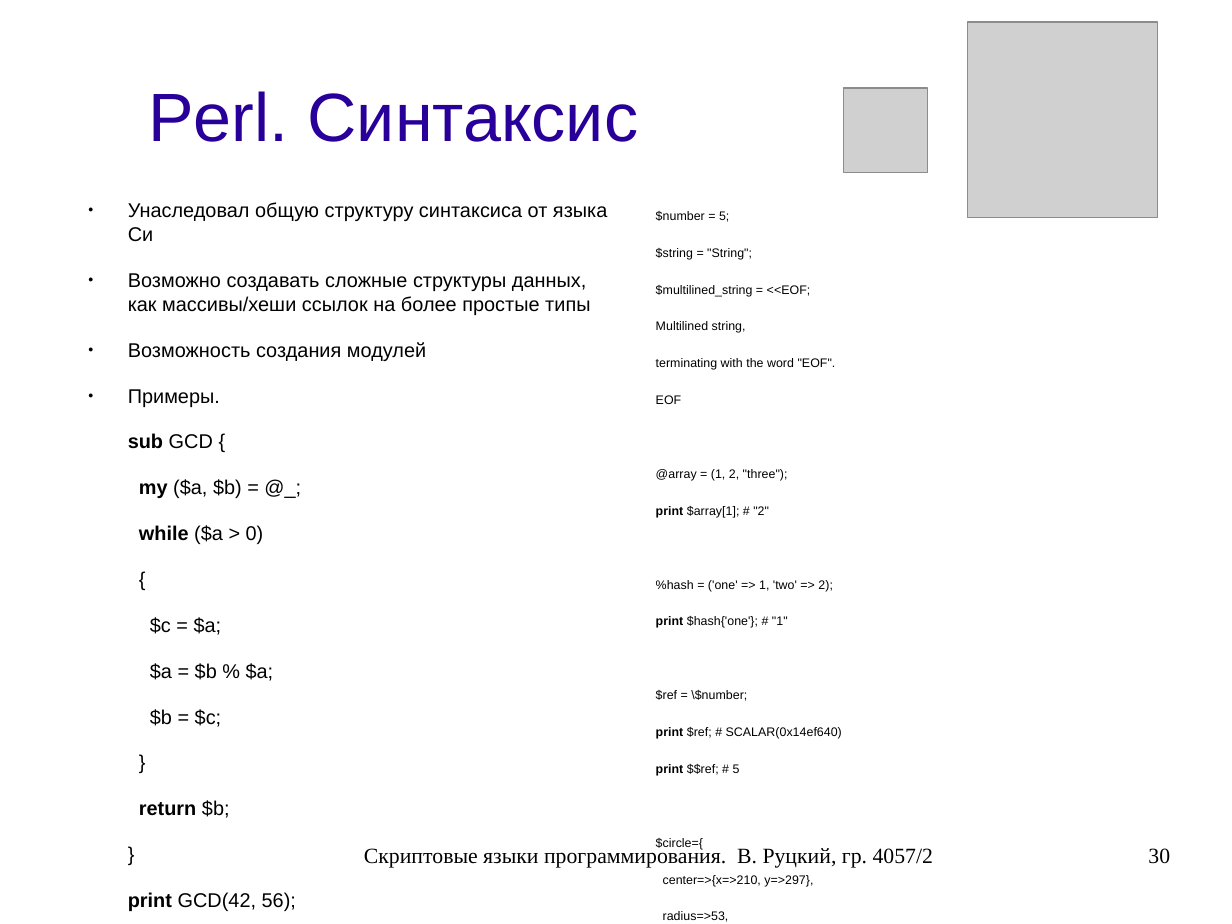
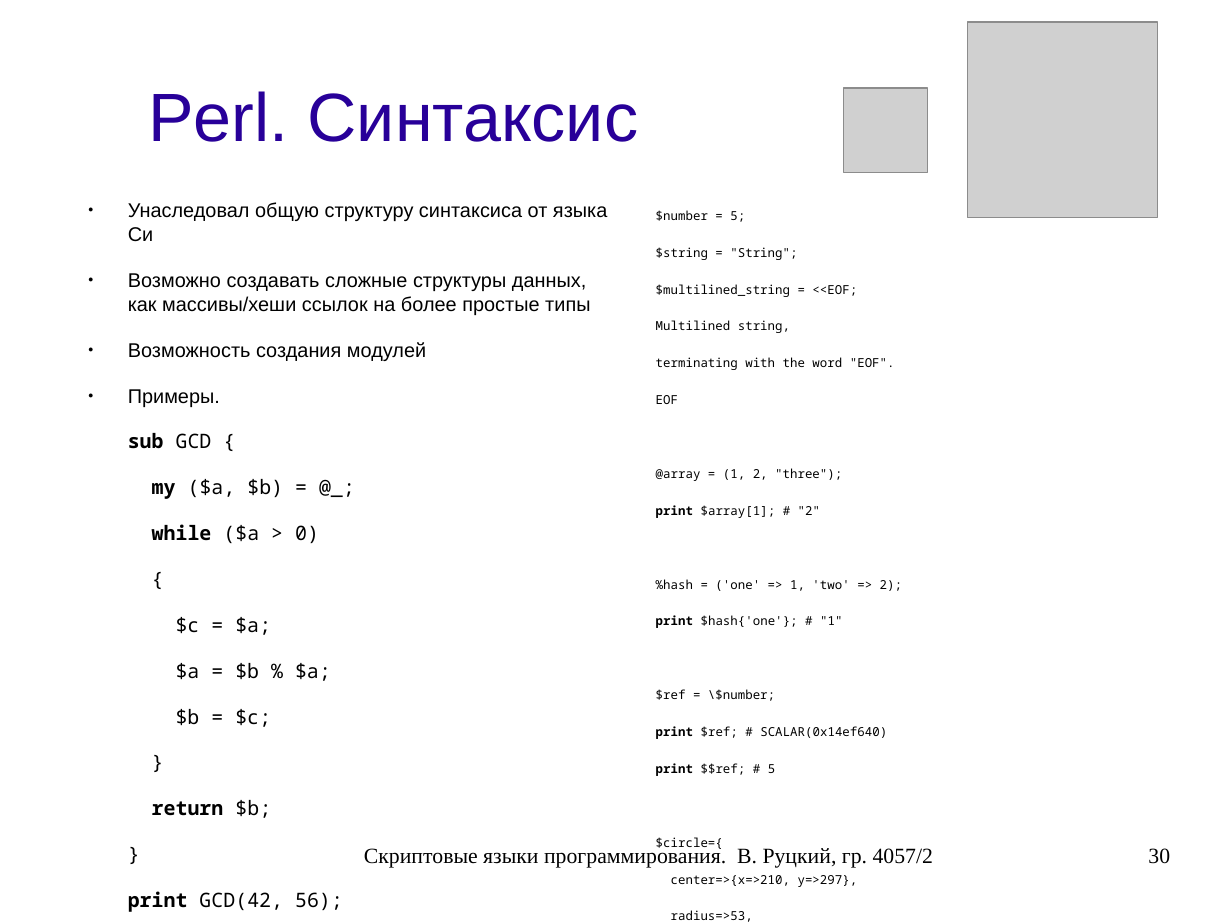
Before and after one commit to rutsky/semester07, a slide deck: slide 30 of Operation_systems/scripting_languages/40572_Rutsky_Scripting_languages.odp. Drawn at 1232x924 pixels with LibreOffice and Linux fonts; fonts in the diff are those of the drawing; grey boxes stand for pictures. Boxes give left, top, right and bottom in pixels: in the first picture for what was removed or moved away, otherwise in the second. Text is boxed around its words. In the diff, an @@ line names an element or a change of style, - is before the commit and + after.

```diff
--- a/Operation_systems/scripting_languages/40572_Rutsky_Scripting_languages.odp
+++ b/Operation_systems/scripting_languages/40572_Rutsky_Scripting_languages.odp
@@ text "$number = 5;" at <box>656,210,902,922</box>: font Arial to Noto Sans Mono @@
@@ text at <box>128,433,331,818</box>: font Arial to Noto Sans Mono in "sub GCD {", "my ($a, $b) = @_;", "while ($a > 0)", "{" and 7 more places @@
```
Also in this commit, not shown: 14 other slides changed.
